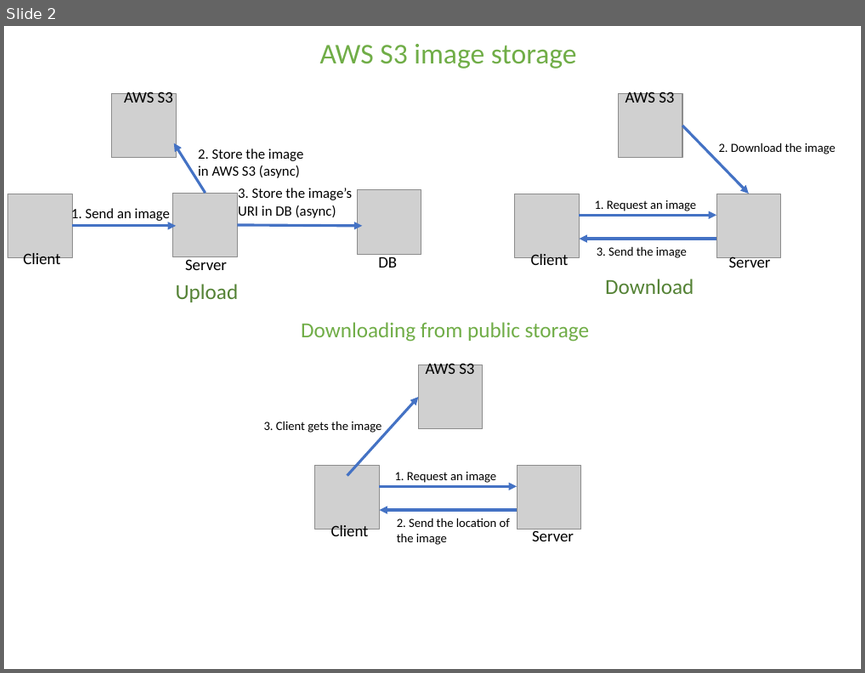
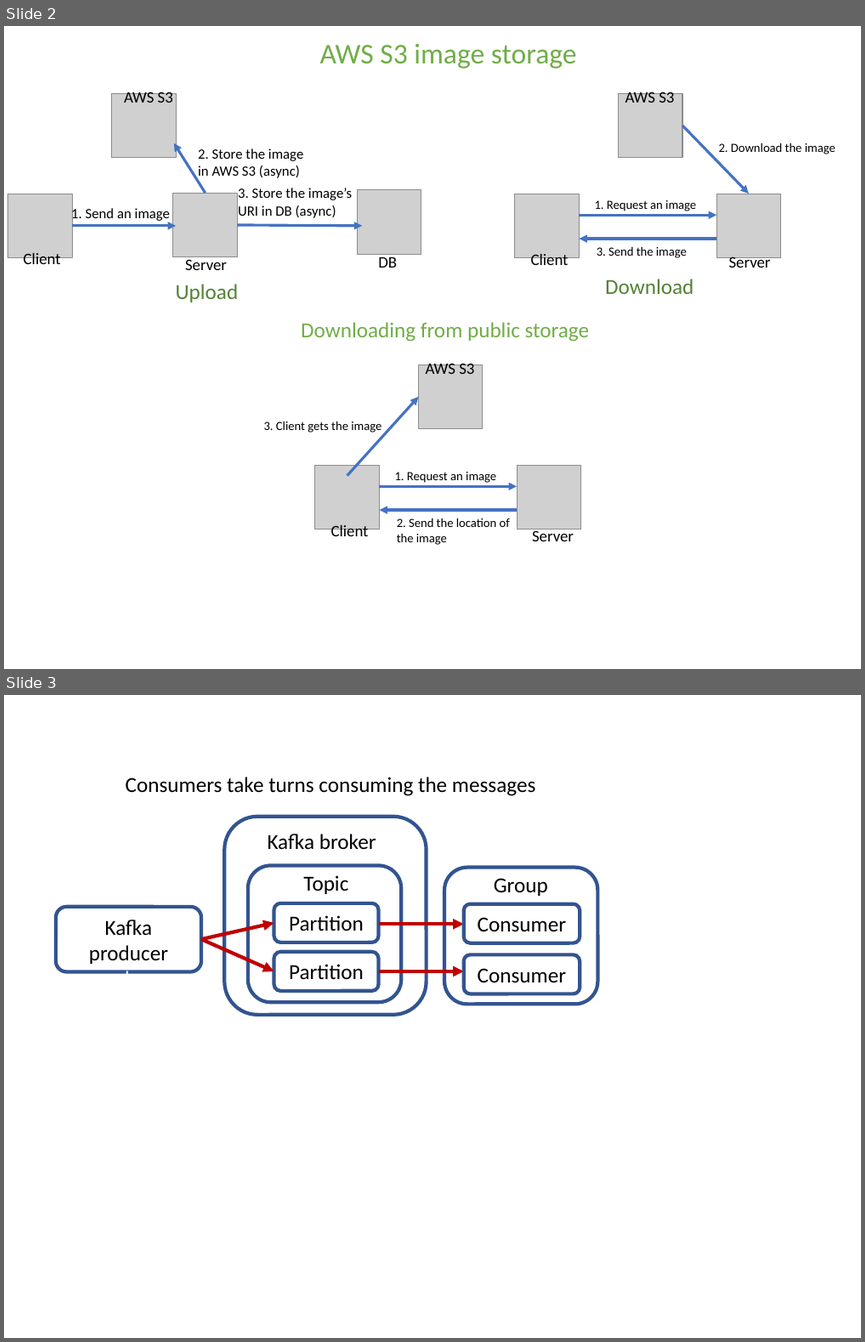
Before and after one commit to vacu9708/Shopping-mall, a slide deck: Architecture/Architecture.pptx. Shown one above the other, each under a label of ours: slide 2 before the commit, slides 2 and 3 after it. The pictures are 865x673 and 865x1342 pixels, drawn with LibreOffice and Linux fonts; fonts in the diff are those of the drawing; grey boxes stand for pictures. Boxes give left, top, right and bottom in pixels: in the first picture for what was removed or moved away, otherwise in the second. Text is boxed around its words. In the diff, an @@ line names an element or a change of style, - is before the commit and + after.

```diff
--- a/Architecture/Architecture.pptx
+++ b/Architecture/Architecture.pptx
@@ slide 3 added at bbox=[4, 695, 861, 1338], background #FFFFFF @@
@@ text added at bbox=[126, 777, 535, 796], 18 pt, text #000000 @@
+Consumers take turns consuming the messages
@@ rounded rectangle added at bbox=[224, 817, 426, 1015], fill #FFFFFF, outline #325491 3 pt @@
@@ text added at bbox=[268, 834, 376, 850], 18 pt, text #000000 @@
+Kafka broker
@@ rounded rectangle added at bbox=[248, 866, 402, 1002], fill #FFFFFF, outline #325491 3 pt @@
@@ rounded rectangle added at bbox=[444, 868, 598, 1004], fill #FFFFFF, outline #325491 3 pt @@
@@ text added at bbox=[303, 875, 348, 894], 18 pt, text #000000 @@
+Topic
@@ text added at bbox=[494, 878, 548, 896], 18 pt, text #000000 @@
+Group
@@ rounded rectangle added at bbox=[55, 907, 201, 972], fill #FFFFFF, outline #325491 3 pt, 18 pt, text #000000 @@
+Kafka producer producer
@@ arrow added from (201, 939) to (274, 923), #C00000 3 pt @@
@@ rounded rectangle added at bbox=[274, 903, 378, 942], fill #FFFFFF, outline #325491 3 pt, 18 pt, text #000000 @@
+Partition
@@ arrow added from (378, 924) to (463, 924), #C00000 3 pt @@
@@ rounded rectangle added at bbox=[463, 904, 579, 943], fill #FFFFFF, outline #325491 3 pt, 18 pt, text #000000 @@
+Consumer
@@ arrow added from (201, 939) to (274, 971), #C00000 3 pt @@
@@ rounded rectangle added at bbox=[274, 952, 378, 992], fill #FFFFFF, outline #325491 3 pt, 18 pt, text #000000 @@
+Partition
@@ arrow added from (378, 971) to (463, 971), #C00000 3 pt @@
@@ rounded rectangle added at bbox=[463, 954, 579, 994], fill #FFFFFF, outline #325491 3 pt, 18 pt, text #000000 @@
+Consumer
```
Also in this commit, not shown: 1 slide removed, 1 other file.
